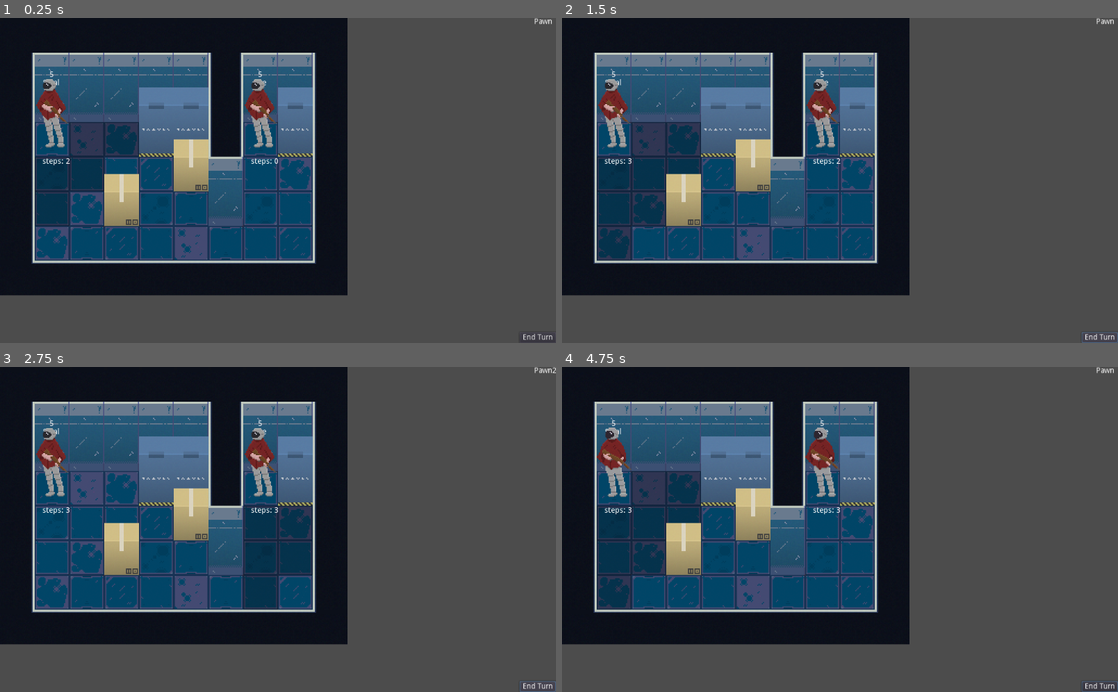
Above: before the commit, frames 1-4 (two rows, left to right).
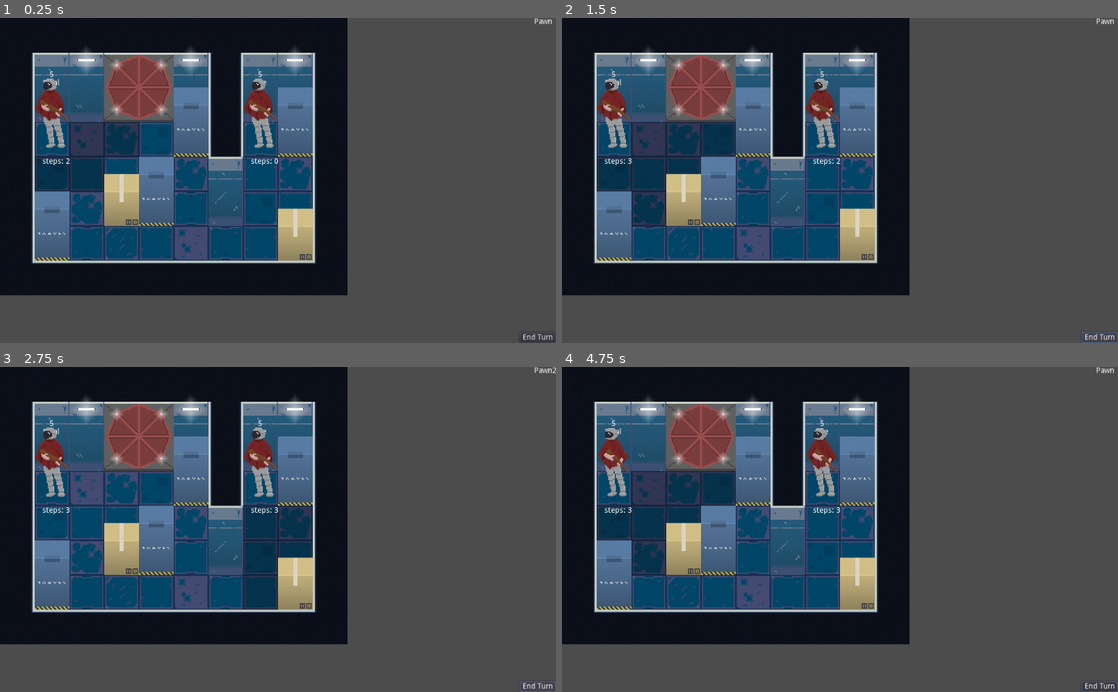
Above: after the commit, the same moments.

Repository: rudimentary-escapism/ld45
Game: Godot game, scene res://src/scenes/TestLevel.tscn
The game is run twice, just before and just after one commit, with the same random seed, the same clock (stepped at 60 frames per second) and the same inputs.
Inputs (mouse positions are in pixels of both pictures, inside the frame that each line leads up to):
- Up to frame 1 (0.25 s): no input
- Up to frame 2 (1.5 s): click "End Turn" at 0.5 s; click "End Turn" at 1.25 s
- Up to frame 3 (2.75 s): click "End Turn" at 2 s
- Up to frame 4 (4.75 s): move the mouse to (962, 513) at 2.77 s; click (962, 513) at 2.92 s; move the mouse to (728, 545) at 3.52 s; click (728, 545) at 3.67 s; tap Enter at 4.25 s; move the mouse to (895, 458) at 4.27 s; click (895, 458) at 4.42 s

The runs differ from the first frame. In frame 1, 8.9% of the frame differs, in the area x 6-57%, y 9-75%; in frame 2, 9.0%; in frame 3, 8.9%; in frame 4, 9.0%.

Commit message:
added the sitting anim

Diff:
--- a/src/scenes/Pawn.tscn
+++ b/src/scenes/Pawn.tscn
@@ -13,6 +13,8 @@
 [ext_resource path="res://assets/animations/Character_run-3.png" type="Texture" id=11]
 [ext_resource path="res://assets/animations/Character_run-5.png" type="Texture" id=12]
 [ext_resource path="res://assets/animations/Character_run-6.png" type="Texture" id=13]
+[ext_resource path="res://assets/animations/Character_sitting-1.png" type="Texture" id=14]
+[ext_resource path="res://assets/animations/Character_sitting-2.png" type="Texture" id=15]
 
 [sub_resource type="SpriteFrames" id=1]
 animations = [ {
@@ -30,6 +32,11 @@
 "loop": true,
 "name": "run",
 "speed": 8.0
+}, {
+"frames": [ ExtResource( 14 ), ExtResource( 15 ) ],
+"loop": true,
+"name": "sitting",
+"speed": 3.0
 } ]
 
 [node name="Pawn" type="Node2D"]
@@ -67,4 +74,5 @@
 [node name="AnimatedSprite" type="AnimatedSprite" parent="."]
 position = Vector2( 32, -16 )
 frames = SubResource( 1 )
+frame = 2
 playing = true
--- a/src/scenes/TestLevel.tscn
+++ b/src/scenes/TestLevel.tscn
@@ -1,27 +1,32 @@
-[gd_scene load_steps=27 format=2]
+[gd_scene load_steps=32 format=2]
 
 [ext_resource path="res://src/scripts/Level.gd" type="Script" id=1]
 [ext_resource path="res://assets/Wall_F-1.png" type="Texture" id=2]
 [ext_resource path="res://assets/Wall_F-2.png" type="Texture" id=3]
 [ext_resource path="res://assets/Box_big.png" type="Texture" id=4]
-[ext_resource path="res://assets/Wall_L.png" type="Texture" id=5]
-[ext_resource path="res://assets/Wall_LR.png" type="Texture" id=6]
-[ext_resource path="res://assets/Corner_R.png" type="Texture" id=7]
-[ext_resource path="res://assets/Empty.png" type="Texture" id=8]
-[ext_resource path="res://assets/Box.png" type="Texture" id=9]
-[ext_resource path="res://src/scripts/TileMap.gd" type="Script" id=10]
-[ext_resource path="res://src/scenes/Pawn.tscn" type="PackedScene" id=11]
-[ext_resource path="res://src/scenes/PlayerController.tscn" type="PackedScene" id=12]
-[ext_resource path="res://src/scenes/skills/Steal.tscn" type="PackedScene" id=13]
-[ext_resource path="res://src/scenes/skills/Fire.tscn" type="PackedScene" id=14]
-[ext_resource path="res://assets/Tile-1.png" type="Texture" id=15]
-[ext_resource path="res://assets/Tile-2.png" type="Texture" id=16]
-[ext_resource path="res://assets/Tile-3.png" type="Texture" id=17]
-[ext_resource path="res://assets/Tile-4.png" type="Texture" id=18]
-[ext_resource path="res://assets/Tile-5.png" type="Texture" id=19]
-[ext_resource path="res://assets/Tile-6.png" type="Texture" id=20]
-[ext_resource path="res://src/scripts/UI.gd" type="Script" id=21]
-[ext_resource path="res://src/scripts/WalkingArea.gd" type="Script" id=22]
+[ext_resource path="res://assets/Wall_Light_F-1.png" type="Texture" id=5]
+[ext_resource path="res://assets/Wall_Light_F-2.png" type="Texture" id=6]
+[ext_resource path="res://assets/Empty_Light.png" type="Texture" id=7]
+[ext_resource path="res://assets/Door-1.png" type="Texture" id=8]
+[ext_resource path="res://assets/Door-2.png" type="Texture" id=9]
+[ext_resource path="res://assets/Wall_L.png" type="Texture" id=10]
+[ext_resource path="res://assets/Wall_LR.png" type="Texture" id=11]
+[ext_resource path="res://assets/Corner_R.png" type="Texture" id=12]
+[ext_resource path="res://assets/Empty.png" type="Texture" id=13]
+[ext_resource path="res://assets/Box.png" type="Texture" id=14]
+[ext_resource path="res://src/scripts/TileMap.gd" type="Script" id=15]
+[ext_resource path="res://src/scenes/Pawn.tscn" type="PackedScene" id=16]
+[ext_resource path="res://src/scenes/PlayerController.tscn" type="PackedScene" id=17]
+[ext_resource path="res://src/scenes/skills/Steal.tscn" type="PackedScene" id=18]
+[ext_resource path="res://src/scenes/skills/Fire.tscn" type="PackedScene" id=19]
+[ext_resource path="res://assets/Tile-1.png" type="Texture" id=20]
+[ext_resource path="res://assets/Tile-2.png" type="Texture" id=21]
+[ext_resource path="res://assets/Tile-3.png" type="Texture" id=22]
+[ext_resource path="res://assets/Tile-4.png" type="Texture" id=23]
+[ext_resource path="res://assets/Tile-5.png" type="Texture" id=24]
+[ext_resource path="res://assets/Tile-6.png" type="Texture" id=25]
+[ext_resource path="res://src/scripts/UI.gd" type="Script" id=26]
+[ext_resource path="res://src/scripts/WalkingArea.gd" type="Script" id=27]
 
 [sub_resource type="TileSet" id=1]
 0/name = "Wall_F-1.png 0"
@@ -110,10 +115,60 @@
 10/navigation_offset = Vector2( 0, 0 )
 10/shapes = [  ]
 10/z_index = 0
+11/name = "Wall_Light_F-1.png 11"
+11/texture = ExtResource( 5 )
+11/tex_offset = Vector2( 0, 0 )
+11/modulate = Color( 1, 1, 1, 1 )
+11/region = Rect2( 0, 0, 64, 64 )
+11/tile_mode = 0
+11/occluder_offset = Vector2( 0, 0 )
+11/navigation_offset = Vector2( 0, 0 )
+11/shapes = [  ]
+11/z_index = 0
+12/name = "Wall_Light_F-2.png 12"
+12/texture = ExtResource( 6 )
+12/tex_offset = Vector2( 0, 0 )
+12/modulate = Color( 1, 1, 1, 1 )
+12/region = Rect2( 0, 0, 64, 64 )
+12/tile_mode = 0
+12/occluder_offset = Vector2( 0, 0 )
+12/navigation_offset = Vector2( 0, 0 )
+12/shapes = [  ]
+12/z_index = 0
+13/name = "Empty_Light.png 13"
+13/texture = ExtResource( 7 )
+13/tex_offset = Vector2( 0, 0 )
+13/modulate = Color( 1, 1, 1, 1 )
+13/region = Rect2( 0, 0, 64, 64 )
+13/tile_mode = 0
+13/occluder_offset = Vector2( 0, 0 )
+13/navigation_offset = Vector2( 0, 0 )
+13/shapes = [  ]
+13/z_index = 0
+14/name = "Door-1.png 14"
+14/texture = ExtResource( 8 )
+14/tex_offset = Vector2( 0, 0 )
+14/modulate = Color( 1, 1, 1, 1 )
+14/region = Rect2( 0, 0, 64, 64 )
+14/tile_mode = 0
+14/occluder_offset = Vector2( 0, 0 )
+14/navigation_offset = Vector2( 0, 0 )
+14/shapes = [  ]
+14/z_index = 0
+15/name = "Door-2.png 15"
+15/texture = ExtResource( 9 )
+15/tex_offset = Vector2( 0, 0 )
+15/modulate = Color( 1, 1, 1, 1 )
+15/region = Rect2( 0, 0, 64, 64 )
+15/tile_mode = 0
+15/occluder_offset = Vector2( 0, 0 )
+15/navigation_offset = Vector2( 0, 0 )
+15/shapes = [  ]
+15/z_index = 0
 
 [sub_resource type="TileSet" id=2]
 0/name = "Tile-1.png 0"
-0/texture = ExtResource( 15 )
+0/texture = ExtResource( 20 )
 0/tex_offset = Vector2( 0, 0 )
 0/modulate = Color( 1, 1, 1, 1 )
 0/region = Rect2( 0, 0, 64, 64 )
@@ -204,22 +259,22 @@
 z_index = 1
 tile_set = SubResource( 1 )
 format = 1
-tile_data = PoolIntArray( 0, 8, 0, 1, 8, 0, 2, 8, 0, 3, 8, 0, 4, 8, 0, 5, 8, 0, 6, 8, 0, 7, 8, 0, 8, 8, 0, 9, 8, 0, 65536, 536870914, 0, 65537, 0, 0, 65538, 0, 0, 65539, 0, 0, 65540, 0, 0, 65541, 0, 0, 65542, 3, 0, 65543, 0, 0, 65544, 0, 0, 65545, 2, 0, 131072, 536870914, 0, 131073, 1, 0, 131074, 1, 0, 131075, 1, 0, 131076, 1, 0, 131077, 1, 0, 131078, 3, 0, 131079, 1, 0, 131080, 1, 0, 131081, 2, 0, 196608, 536870914, 0, 196612, 10, 0, 196613, 10, 0, 196614, 3, 0, 196616, 10, 0, 196617, 2, 0, 262144, 536870914, 0, 262149, 9, 0, 262150, 0, 0, 262153, 2, 0, 327680, 536870914, 0, 327683, 9, 0, 327686, 1, 0, 327689, 2, 0, 393216, 536870914, 0, 393225, 2, 0, 458752, 7, 0, 458753, …(207 unchanged characters)…
-script = ExtResource( 10 )
-
-[node name="Pawn" parent="Foreground" instance=ExtResource( 11 )]
+tile_data = PoolIntArray( 0, 8, 0, 1, 8, 0, 2, 13, 0, 3, 8, 0, 4, 8, 0, 5, 13, 0, 6, 8, 0, 7, 8, 0, 8, 13, 0, 9, 8, 0, 65536, 536870914, 0, 65537, 0, 0, 65538, 12, 0, 65539, 14, 0, 65540, 536870926, 0, 65541, 12, 0, 65542, 3, 0, 65543, 0, 0, 65544, 12, 0, 65545, 2, 0, 131072, 536870914, 0, 131073, 1, 0, 131074, 11, 0, 131075, 536870927, 0, 131076, 15, 0, 131077, 1, 0, 131078, 3, 0, 131079, 11, 0, 131080, 1, 0, 131081, 2, 0, 196608, 536870914, 0, 196613, 10, 0, 196614, 3, 0, 196616, 10, 0, 196617, 2, 0, 262144, 536870914, 0, 262150, 0, 0, 262153, 2, 0, 327680, 536870914, 0, 327683, 9, 0, 327684, 10, 0, 327686, 1, 0, 327689, 2, 0, 393216, 536870914, 0, 393217, 10, 0, 393224, 9, 0, 393225, 2, 0, 458752, 7, 0, 458753, …(207 unchanged characters)…
+script = ExtResource( 15 )
+
+[node name="Pawn" parent="Foreground" instance=ExtResource( 16 )]
 position = Vector2( 76, 203 )
 
-[node name="PlayerController" parent="Foreground/Pawn" instance=ExtResource( 12 )]
-
-[node name="Steal" parent="Foreground/Pawn" instance=ExtResource( 13 )]
-
-[node name="Pawn2" parent="Foreground" instance=ExtResource( 11 )]
+[node name="PlayerController" parent="Foreground/Pawn" instance=ExtResource( 17 )]
+
+[node name="Steal" parent="Foreground/Pawn" instance=ExtResource( 18 )]
+
+[node name="Pawn2" parent="Foreground" instance=ExtResource( 16 )]
 position = Vector2( 464, 205 )
 
-[node name="PlayerController" parent="Foreground/Pawn2" instance=ExtResource( 12 )]
-
-[node name="Fire" parent="Foreground/Pawn2" instance=ExtResource( 14 )]
+[node name="PlayerController" parent="Foreground/Pawn2" instance=ExtResource( 17 )]
+
+[node name="Fire" parent="Foreground/Pawn2" instance=ExtResource( 19 )]
 
 [node name="Background" type="TileMap" parent="."]
 tile_set = SubResource( 2 )
Binary file added: assets/Door-1.png
Not shown, added: assets/Door-1.png.import
Binary file added: assets/Door-2.png
Not shown, added: assets/Door-2.png.import
Binary file added: assets/Empty_Light.png
Not shown, added: assets/Empty_Light.png.import
Binary file added: assets/Wall_Light_F-1.png
Not shown, added: assets/Wall_Light_F-1.png.import
Binary file added: assets/Wall_Light_F-2.png
Not shown, added: assets/Wall_Light_F-2.png.import
Binary file added: assets/animations/Character_sitting-1.png
Not shown, added: assets/animations/Character_sitting-1.png.import
(and 4 more such lines)
